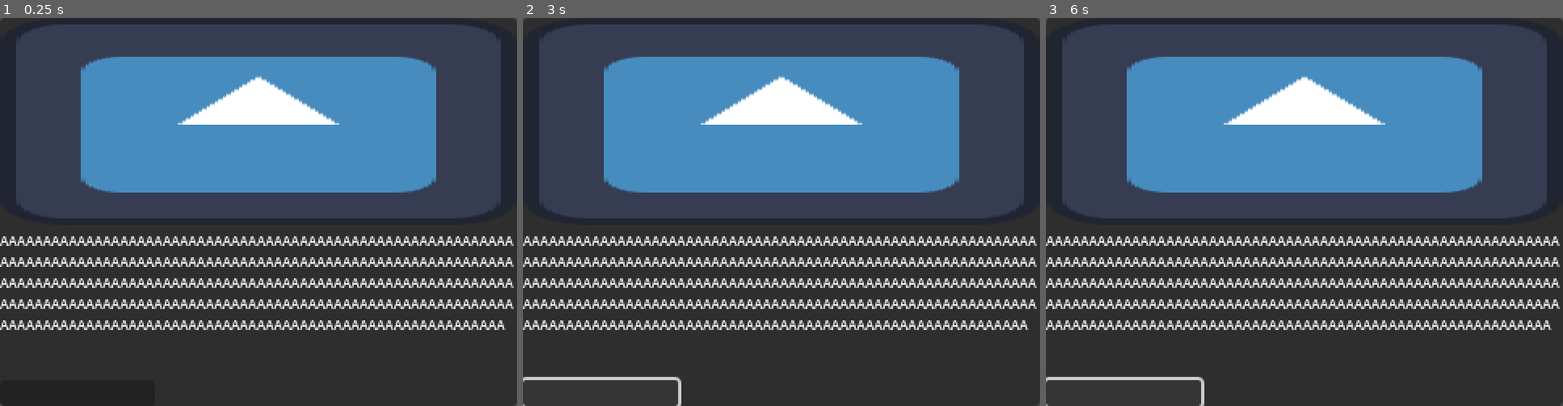
Above: before the commit, frames 1-3 (left to right).
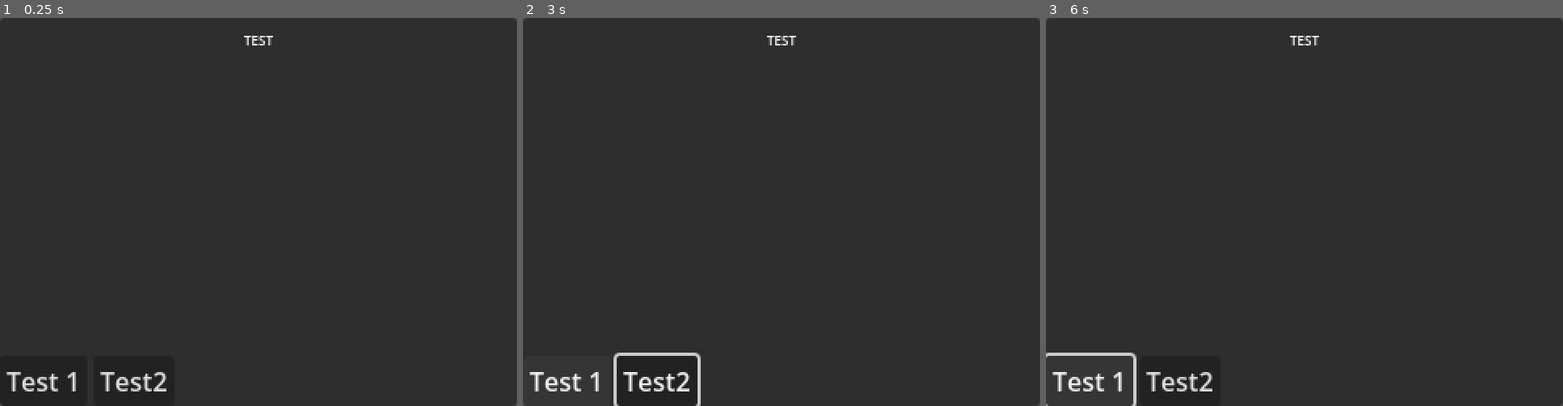
Above: after the commit, the same moments.

Repository: ravengalqueen/jenniffers-flesh
Game: Godot game, scene res://cyoa.tscn
Two runs of this game, one before a commit and one after it. Both use one fixed random seed, a clock stepped at 60 frames per second and the inputs below. This scene is started directly instead of the project's main scene. The engine's default icon, where the game draws it, is replaced by a stand-in: a white triangle on a blue panel in a dark square.
Inputs (mouse positions are in pixels of both pictures, inside the frame that each line leads up to):
- Up to frame 1 (0.25 s): no input
- Up to frame 2 (3 s): click (564, 382) at 0.5 s, where only the run after the commit has a clickable "Test 1"; click (657, 382) at 1.25 s, where only the run after the commit has a clickable "Test2"; click (600, 394) at 2.02 s; tap Enter at 2.75 s; hold Right (ui_right) from 2.78 s (still down)
- Up to frame 3 (6 s): tap Space at 3.5, 5 s; release Right (ui_right) at 3.53 s; hold Down (ui_down) 3.53-4.28 s; tap Enter at 4.25, 5.75 s; hold Right (ui_right) 4.28-5.03 s; hold Up (ui_up) 5.03-5.78 s; hold Left (ui_left) from 5.78 s (still down)

The runs differ from the first frame. In frame 1, 54% of the frame differs, in the area x 0-100%, y 1-97%; in frame 2, 55%, in the area x 0-100%, y 1-100%; in frame 3, 55%.

Commit message:
cyoa event basis finished

Diff:
--- /dev/null
+++ b/cyoa.gd
@@ -0,0 +1,13 @@
+extends Control
+
+@export var cyoa_event: CyoaEvents
+
+func _ready():
+	if cyoa_event:
+		print("_ready called")
+		cyoa_event.set_cyoa_event(self)
+func show_event(index: int):
+	print("show_event called with index: ", index)
+	for child in $HBoxContainer.get_children():
+		child.queue_free()
+		cyoa_event.set_cyoa_event(self)
--- a/cyoa.tscn
+++ b/cyoa.tscn
@@ -1,6 +1,8 @@
 [gd_scene format=3 uid="uid://bcf2gnvuk1osl"]
 
 [ext_resource type="Texture2D" uid="uid://3ueus4kpm7s1" path="res://icon.svg" id="1_dl5o0"]
+[ext_resource type="Script" uid="uid://d4nlhb3ch8pcy" path="res://cyoa.gd" id="1_wvtge"]
+[ext_resource type="Resource" uid="uid://dh50lv8plrksu" path="res://events/cyoa_events.tres" id="2_0h68y"]
 
 [sub_resource type="LabelSettings" id="LabelSettings_wvtge"]
 line_spacing = 1.0
@@ -13,6 +15,8 @@
 anchor_bottom = 1.0
 grow_horizontal = 2
 grow_vertical = 2
+script = ExtResource("1_wvtge")
+cyoa_event = ExtResource("2_0h68y")
 
 [node name="Panel" type="Panel" parent="." unique_id=1939040659]
 layout_mode = 1
@@ -39,6 +43,8 @@
 layout_mode = 2
 text = "AAAAAAAAAAAAAAAAAAAAAAAAAAAAAAAAAAAAAAAAAAAAAAAAAAAAAAAAAAAAAAAAAAAAAAAAAAAAAAAAAAAAAAAAAAAAAAAAAAAAAAAAAAAAAAA …(189 unchanged characters)…
 label_settings = SubResource("LabelSettings_wvtge")
+horizontal_alignment = 1
+vertical_alignment = 1
 autowrap_mode = 3
 
 [node name="HBoxContainer" type="HBoxContainer" parent="Panel/VBoxContainer" unique_id=1214905269]
@@ -47,6 +53,7 @@
 size_flags_vertical = 10
 
 [node name="Button" type="Button" parent="Panel/VBoxContainer/HBoxContainer" unique_id=1490768508]
+visible = false
 custom_minimum_size = Vector2(96, 16)
 layout_mode = 2
 size_flags_horizontal = 6
--- /dev/null
+++ b/cyoa_events.gd
@@ -0,0 +1,16 @@
+extends Resource
+class_name CyoaEvents
+
+@export var image : ImageTexture
+@export var description : String
+@export var options = Array([], TYPE_STRING, "", null)
+
+func set_cyoa_event(owner_node: Node):
+	print("description: ", description)
+	print("options: ", options)
+	owner_node.get_node("Panel/VBoxContainer/Label").text = description
+	owner_node.get_node("Panel/VBoxContainer/TextureRect").texture = image
+	for option in options:
+		var button = Button.new()
+		button.text = option
+		owner_node.get_node("Panel/VBoxContainer/HBoxContainer").add_child(button)
--- /dev/null
+++ b/events/cyoa_events.tres
@@ -0,0 +1,9 @@
+[gd_resource type="Resource" script_class="CyoaEvents" format=3 uid="uid://dh50lv8plrksu"]
+
+[ext_resource type="Script" uid="uid://dmue4cbtvprgn" path="res://cyoa_events.gd" id="1_cfoau"]
+
+[resource]
+resource_local_to_scene = true
+script = ExtResource("1_cfoau")
+description = "TEST"
+options = Array[String](["Test 1", "Test2"])
Not shown, added: cyoa.gd.uid
Not shown, added: cyoa_events.gd.uid
Not shown, added: .editorconfig
Not shown, added: .gitattributes
